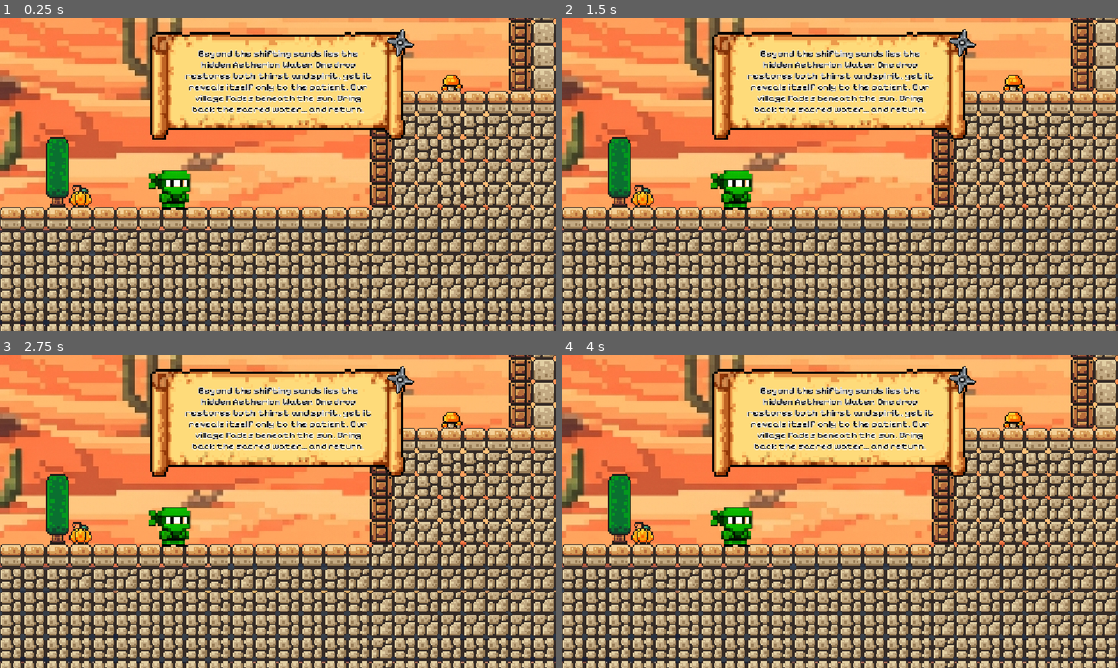
Above: before the commit, frames 1-4 (two rows, left to right).
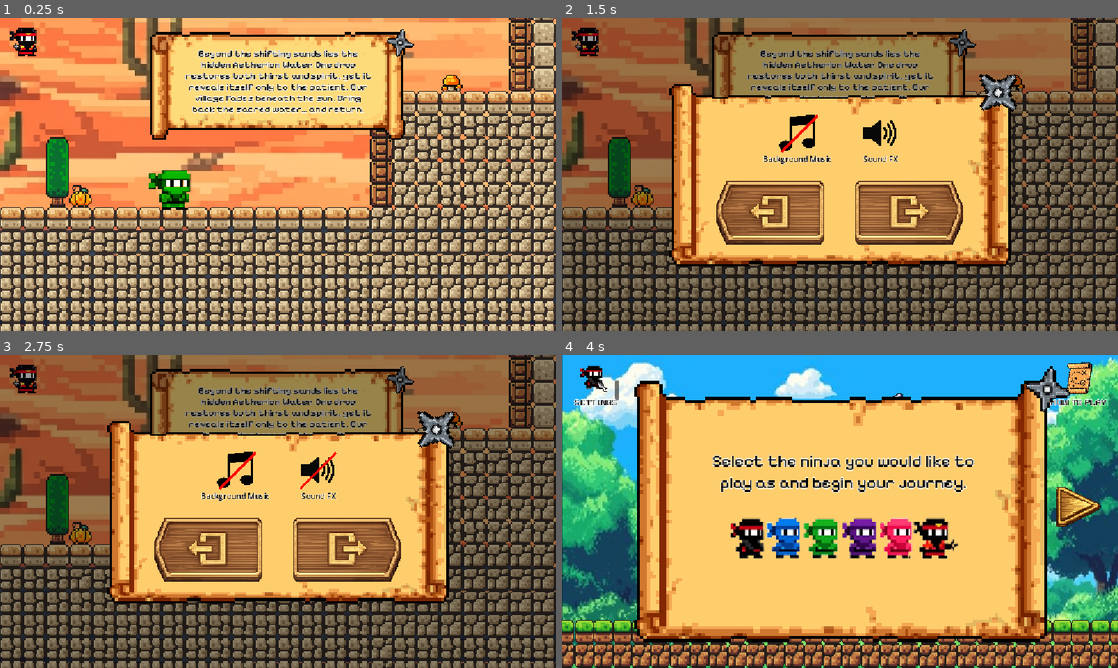
Above: after the commit, the same moments.

Repository: marckienriquez/ninjabbles-repo
Game: Godot game, scene res://scene/average_screen.tscn
Two runs of this game, one before a commit and one after it. Both use one fixed random seed, a clock stepped at 60 frames per second and the inputs below. This scene is started directly instead of the project's main scene.
Inputs (mouse positions are in pixels of both pictures, inside the frame that each line leads up to):
- Up to frame 1 (0.25 s): no input
- Up to frame 2 (1.5 s): click (584, 43) at 0.52 s; click (795, 133) at 1.27 s
- Up to frame 3 (2.75 s): click (316, 470) at 2.02 s
- Up to frame 4 (4 s): click (773, 552) at 2.77 s; click (1079, 376) at 3.5 s, where only the run after the commit has a clickable "HOW TO PLAY"

The runs differ from the first frame. In frame 1, 0.3% of the frame differs, in the area x 1-7%, y 3-13%; in frame 2, 80%; in frame 3, 80%; in frame 4, 90%, in the area x 0-100%, y 0-100%.
Error before the commit: Invalid access to property or key 'pressed' on a base object of type 'null instance'. (res://scene/game_manager.gd:16)

Commit message:
add music and sfx settings

Diff:
--- a/scene/average_screen.tscn
+++ b/scene/average_screen.tscn
@@ -22,6 +22,7 @@
 [ext_resource type="FontFile" uid="uid://3qsftis2m7nf" path="res://asset/PixelifySans-VariableFont_wght.ttf" id="13_jnqrk"]
 [ext_resource type="Script" uid="uid://hubdrtesio54" path="res://scripts/timer.gd" id="14_4hgsv"]
 [ext_resource type="Texture2D" uid="uid://bmx1scorbmo76" path="res://asset/others/scroll-timer.png" id="15_ww6gl"]
+[ext_resource type="Texture2D" uid="uid://y4qv1jch2yfu" path="res://asset/others/furui.png" id="22_cm5sm"]
 [ext_resource type="AudioStream" uid="uid://dchqrj003eqg" path="res://music/aud_average.mp3" id="23_3il77"]
 
 [sub_resource type="TileSetAtlasSource" id="TileSetAtlasSource_0hyr4"]
@@ -591,6 +592,14 @@
 vertical_alignment = 1
 uppercase = true
 
+[node name="settings" type="TextureButton" parent="CanvasLayer" unique_id=749326856]
+offset_left = 20.0
+offset_top = 20.0
+offset_right = 302.0
+offset_bottom = 320.0
+scale = Vector2(0.2, 0.2)
+texture_normal = ExtResource("22_cm5sm")
+
 [node name="Ladder_tscn" parent="." unique_id=1311348962 instance=ExtResource("11_1ivf0")]
 position = Vector2(120, -8)
 
@@ -651,4 +660,3 @@
 [node name="AudioStreamPlayer" type="AudioStreamPlayer" parent="." unique_id=1140065176]
 stream = ExtResource("23_3il77")
 volume_db = -10.0
-autoplay = true
--- a/scene/character_select.gd
+++ b/scene/character_select.gd
@@ -56,6 +56,12 @@
 ]
 
 func _ready():
+
+	if GlobalData.music_enabled:
+		$AudioStreamPlayer.play()
+	else:
+		$AudioStreamPlayer.stop()
+
 	move_right.pressed.connect(_on_move_right_pressed)
 	move_left.pressed.connect(_on_move_left_pressed)
 
--- a/scene/character_select.tscn
+++ b/scene/character_select.tscn
@@ -213,4 +213,3 @@
 [node name="AudioStreamPlayer" type="AudioStreamPlayer" parent="." unique_id=1108544084]
 stream = ExtResource("13_oo4xk")
 volume_db = -10.0
-autoplay = true
--- a/scene/easy_screen.tscn
+++ b/scene/easy_screen.tscn
@@ -19,6 +19,7 @@
 [ext_resource type="Texture2D" uid="uid://bmx1scorbmo76" path="res://asset/others/scroll-timer.png" id="11_ivbv5"]
 [ext_resource type="Script" uid="uid://hubdrtesio54" path="res://scripts/timer.gd" id="12_jjpml"]
 [ext_resource type="AudioStream" uid="uid://dt4heuw6bmix0" path="res://music/aud_easy.mp3" id="19_c48df"]
+[ext_resource type="Texture2D" uid="uid://y4qv1jch2yfu" path="res://asset/others/furui.png" id="19_opevt"]
 
 [sub_resource type="TileSetAtlasSource" id="TileSetAtlasSource_gm46g"]
 texture = ExtResource("2_iwwbg")
@@ -430,7 +431,14 @@
 [node name="BlockEditor" parent="CanvasLayer" unique_id=912800315 instance=ExtResource("10_gm46g")]
 visible = false
 
+[node name="settings" type="TextureButton" parent="CanvasLayer" unique_id=978828329]
+offset_left = 20.0
+offset_top = 20.0
+offset_right = 302.0
+offset_bottom = 320.0
+scale = Vector2(0.2, 0.2)
+texture_normal = ExtResource("19_opevt")
+
 [node name="AudioStreamPlayer" type="AudioStreamPlayer" parent="." unique_id=1209496841]
 stream = ExtResource("19_c48df")
 volume_db = -10.0
-autoplay = true
--- a/scene/game_manager.gd
+++ b/scene/game_manager.gd
@@ -8,12 +8,30 @@
 
 
 func _ready():
+	if GlobalData.music_enabled:
+		$AudioStreamPlayer.play()
+	else:
+		$AudioStreamPlayer.stop()
+
 	$avatar_greenie.connect("character_clicked", self._on_character_clicked)
 	$CanvasLayer/BlockEditor/CloseEditorButton.connect("pressed", self._on_button_pressed)
 	$CanvasLayer/BlockEditor/RunButton.connect("pressed", self._on_button_pressed)
 	$CanvasLayer/Instructions/InstructionsTexture/CloseInstructionsButton.connect("pressed", self._on_instructions_button_pressed)
 	$CanvasLayer/Summary/summary_screen/CloseSummaryButton.connect("pressed", self._on_summary_button_pressed)
 	$CanvasLayer/settings.pressed.connect(_on_settings_pressed)
+
+	GlobalData.music_setting_changed.connect(_on_music_setting_changed)
+	_apply_music_setting()
+
+func _apply_music_setting():
+	if GlobalData.music_enabled:
+		if not $AudioStreamPlayer.playing:
+			$AudioStreamPlayer.play()
+	else:
+		$AudioStreamPlayer.stop()
+
+func _on_music_setting_changed(enabled: bool):
+	_apply_music_setting()
 
 func _on_settings_pressed() -> void:
 	var settings_popup = game_settings_scene.instantiate()
--- a/scene/game_settings.gd
+++ b/scene/game_settings.gd
@@ -33,12 +33,12 @@
 
 
 func _on_bgmusic_on_pressed() -> void:
-	GlobalData.music_enabled = !GlobalData.music_enabled
+	GlobalData.set_music_enabled(!GlobalData.music_enabled)
 	bgmusic_off.visible = !GlobalData.music_enabled
 
 
 func _on_soundfx_on_pressed() -> void:
-	GlobalData.soundfx_enabled = !GlobalData.soundfx_enabled
+	GlobalData.set_soundfx_enabled(!GlobalData.soundfx_enabled)
 	soundmusic_off.visible = !GlobalData.soundfx_enabled
 
 
--- a/scene/hard_screen.tscn
+++ b/scene/hard_screen.tscn
@@ -22,6 +22,7 @@
 [ext_resource type="PackedScene" uid="uid://w6ju4me3dphe" path="res://scene/ladder.tscn.tscn" id="13_efj10"]
 [ext_resource type="Script" uid="uid://hubdrtesio54" path="res://scripts/timer.gd" id="14_pm4ap"]
 [ext_resource type="Texture2D" uid="uid://bmx1scorbmo76" path="res://asset/others/scroll-timer.png" id="15_tgv2f"]
+[ext_resource type="Texture2D" uid="uid://y4qv1jch2yfu" path="res://asset/others/furui.png" id="22_87sjf"]
 [ext_resource type="AudioStream" uid="uid://rodvpnfmyaul" path="res://music/aud_hard.mp3" id="23_aw72e"]
 
 [sub_resource type="TileSetAtlasSource" id="TileSetAtlasSource_0hyr4"]
@@ -606,6 +607,14 @@
 vertical_alignment = 1
 uppercase = true
 
+[node name="settings" type="TextureButton" parent="CanvasLayer" unique_id=731270183]
+offset_left = 20.0
+offset_top = 20.0
+offset_right = 302.0
+offset_bottom = 320.0
+scale = Vector2(0.2, 0.2)
+texture_normal = ExtResource("22_87sjf")
+
 [node name="Ladder_tscn" parent="." unique_id=841041022 instance=ExtResource("13_efj10")]
 position = Vector2(89, -8)
 
@@ -648,4 +657,3 @@
 [node name="AudioStreamPlayer" type="AudioStreamPlayer" parent="." unique_id=1693108249]
 stream = ExtResource("23_aw72e")
 volume_db = -10.0
-autoplay = true
--- a/scripts/GlobalData.gd
+++ b/scripts/GlobalData.gd
@@ -1,13 +1,23 @@
 extends Node
+
+signal music_setting_changed(enabled: bool)
+signal soundfx_setting_changed(enabled: bool)
+
+var last_run_commands: Array[String] = []
+var full_gameplay_history = []
+
+var selected_character := "MIDORI"
 
 var music_enabled := true
 var soundfx_enabled := true
 
-# This variable will hold your commands even after the level ends
-var last_run_commands: Array[String] = []
-var full_gameplay_history = [] # All commands used across the level
+func set_music_enabled(value: bool):
+	music_enabled = value
+	music_setting_changed.emit(music_enabled)
 
-var selected_character := "MIDORI"
+func set_soundfx_enabled(value: bool):
+	soundfx_enabled = value
+	soundfx_setting_changed.emit(soundfx_enabled)
 
 func add_to_history(new_commands: Array):
 	full_gameplay_history.append_array(new_commands)
--- a/scripts/avatar_greenie.gd
+++ b/scripts/avatar_greenie.gd
@@ -76,6 +76,8 @@
 			await punch()
 
 func play_sfx(stream: AudioStream):
+	if not GlobalData.soundfx_enabled:
+		return
 	if stream and sfx_player:
 		sfx_player.stream = stream
 		sfx_player.play()
--- a/scripts/main_screen.gd
+++ b/scripts/main_screen.gd
@@ -1,25 +1,28 @@
 extends Control
+
 const instruction_scene = preload("res://scene/instruction_screen.tscn")
 const settings_scene = preload("res://scene/main_settings.tscn")
 
+func _ready() -> void:
+	GlobalData.music_setting_changed.connect(_on_music_setting_changed)
+	_apply_music_setting()
 
-func _ready() -> void:
-	pass
+func _apply_music_setting():
+	if GlobalData.music_enabled:
+		if not $AudioStreamPlayer.playing:
+			$AudioStreamPlayer.play()
+	else:
+		$AudioStreamPlayer.stop()
 
-
-# Called every frame. 'delta' is the elapsed time since the previous frame.
-func _process(delta: float) -> void:
-	pass
+func _on_music_setting_changed(enabled: bool):
+	_apply_music_setting()
 
 func _on_texture_button_pressed() -> void:
 	$AudioStreamPlayer.stop()
 	get_tree().change_scene_to_file("res://scene/character_select.tscn")
 
-
 func _on_instr_btn_pressed() -> void:
-	var instruction_resource = preload("res://scene/instruction_screen.tscn")
-	var instructions = instruction_resource.instantiate()
-	# 1. Add it to the scene tree first
+	var instructions = instruction_scene.instantiate()
 	add_child(instructions)
 
 func _on_settings_pressed() -> void:
--- a/scripts/main_settings.gd
+++ b/scripts/main_settings.gd
@@ -1,13 +1,10 @@
 extends Control
 
 @onready var x_btn = $x
-
 @onready var bgmusic_on = $bgmusic_on
 @onready var bgmusic_off = $bgmusic_off
-
 @onready var soundfx_on = $soundfx_on
 @onready var soundmusic_off = $soundmusic_off
-
 
 func _ready():
 	bgmusic_off.mouse_filter = Control.MOUSE_FILTER_IGNORE
@@ -20,16 +17,13 @@
 	bgmusic_on.pressed.connect(_on_bgmusic_on_pressed)
 	soundfx_on.pressed.connect(_on_soundfx_on_pressed)
 
-
 func _on_x_pressed() -> void:
 	queue_free()
 
-
 func _on_bgmusic_on_pressed() -> void:
-	GlobalData.music_enabled = !GlobalData.music_enabled
+	GlobalData.set_music_enabled(!GlobalData.music_enabled)
 	bgmusic_off.visible = !GlobalData.music_enabled
 
-
 func _on_soundfx_on_pressed() -> void:
-	GlobalData.soundfx_enabled = !GlobalData.soundfx_enabled
+	GlobalData.set_soundfx_enabled(!GlobalData.soundfx_enabled)
 	soundmusic_off.visible = !GlobalData.soundfx_enabled
Not shown: 1 places in scene/character_select.tscn that only renumber resources
